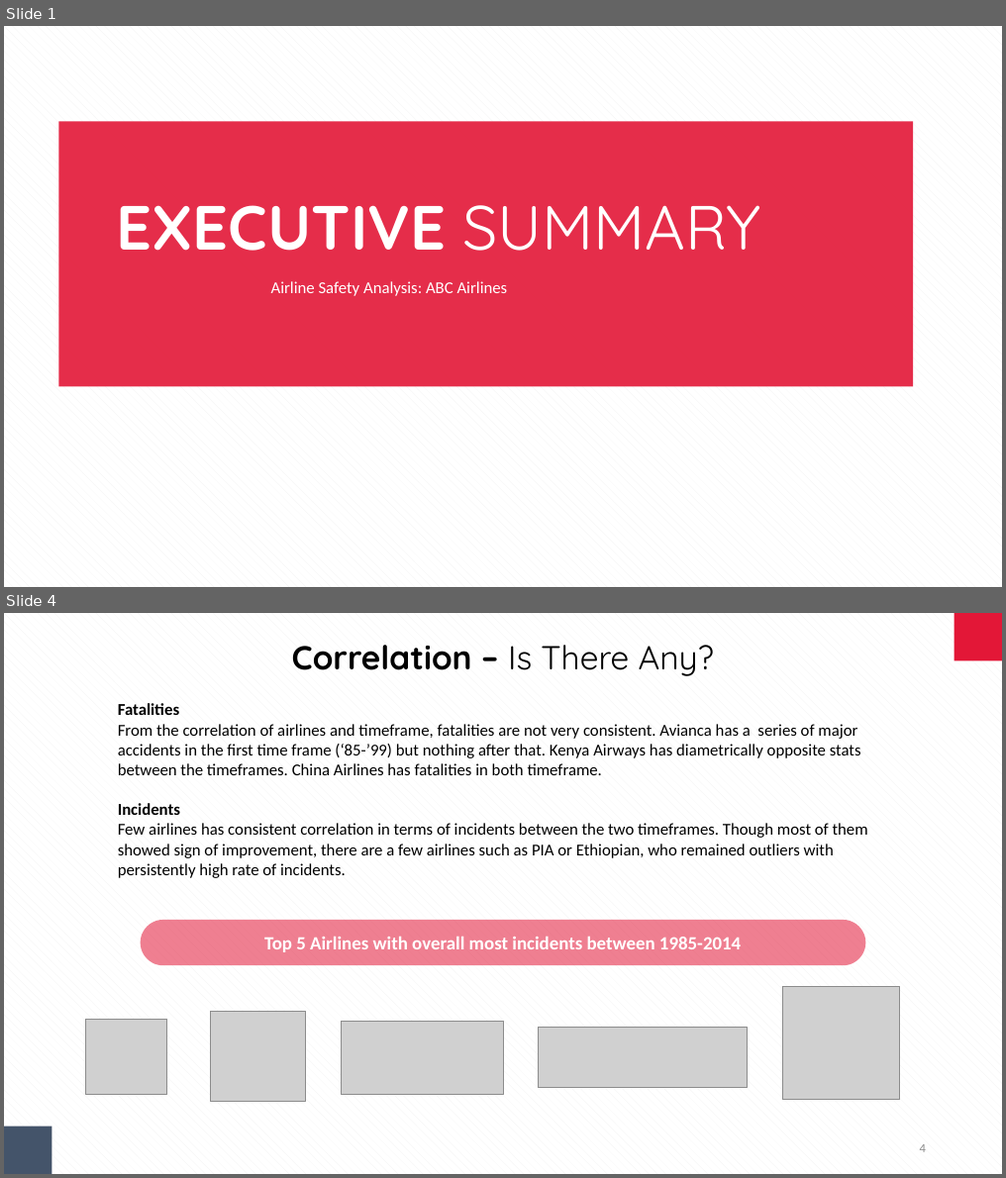
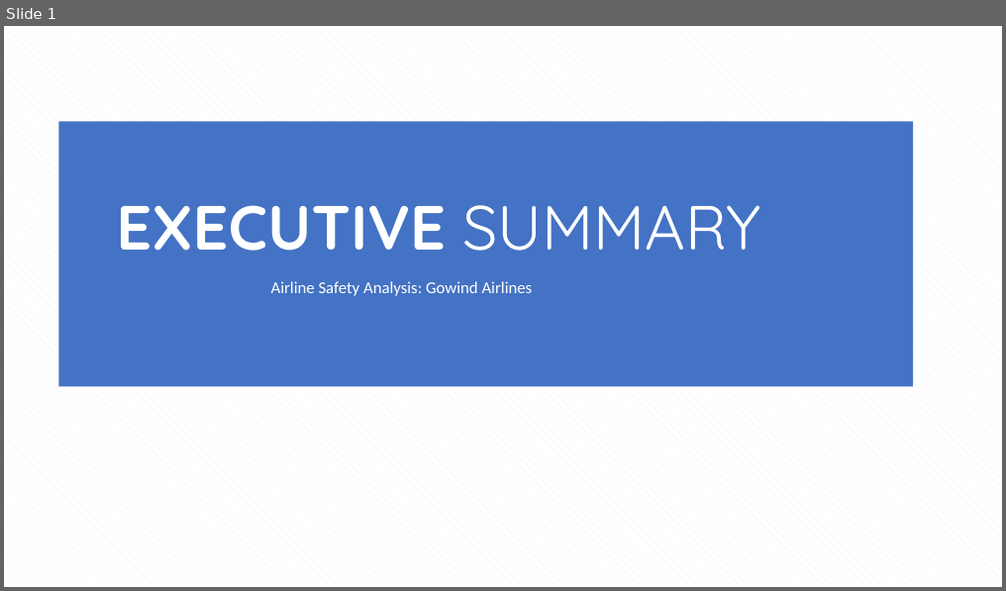
Before and after one commit to suprajarapuru/Data-Visulization-Story-Telling, a slide deck: Term Project/RapuruSupraja_Executive Summary_Airline_Safety.pptx. Shown one above the other, each under a label of ours: slides 1 and 4 before the commit, slide 1 after it; the slides between them are not shown. The pictures are 1006x1178 and 1006x591 pixels, drawn with LibreOffice and Linux fonts; fonts in the diff are those of the drawing; grey boxes stand for pictures. Boxes give left, top, right and bottom in pixels: in the first picture for what was removed or moved away, otherwise in the second. Text is boxed around its words. In the diff, an @@ line names an element or a change of style, - is before the commit and + after.

```diff
--- a/Term Project/RapuruSupraja_Executive Summary_Airline_Safety.pptx
+++ b/Term Project/RapuruSupraja_Executive Summary_Airline_Safety.pptx
@@ slide 4 removed at [4,613,1002,1174], background pattern #F2F2F2 on #FFFFFF @@
@@ rectangle removed at [954,613,1002,661] @@
@@ text removed at [292,645,714,676] @@
-Correlation – Is There Any?
@@ text removed at [118,703,868,878] @@
-Fatalities
-From the correlation of airlines and timeframe, fatalities are not very consistent. Avianca has a series of major accidents in the first time frame (‘85-’99) but nothing after that. Kenya Airways has diametrically opposite stats between the timeframes. China Airlines has fatalities in both timeframe.
-Incidents
-Few airlines has consistent correlation in terms of incidents between the two timeframes. Though most of them showed sign of improvement, there are a few airlines such as PIA or Ethiopian, who remained outliers with persistently high rate of incidents.
@@ rounded rectangle removed at [141,920,865,965] @@
-Top 5 Airlines with overall most incidents between 1985-2014
@@ picture removed at [782,986,900,1100] @@
@@ picture removed at [85,1020,166,1094] @@
@@ picture removed at [211,1011,306,1102] @@
@@ picture removed at [341,1021,503,1094] @@
@@ picture removed at [538,1028,746,1087] @@
@@ rectangle removed at [4,1127,52,1174] @@
@@ page number removed at [920,1145,926,1153] @@
-4
@@ slide 1 changed as well @@
@@ rectangle at [58,122,913,386]: fill #E31737 at 90% opacity to #4472C4 @@
@@ text at [271,281,533,296]: text changed @@
-Airline Safety Analysis: ABC Airlines
+Airline Safety Analysis: Gowind Airlines
```
Also in this commit, not shown: 9 slides added, 4 other slides removed, 1 other file.
